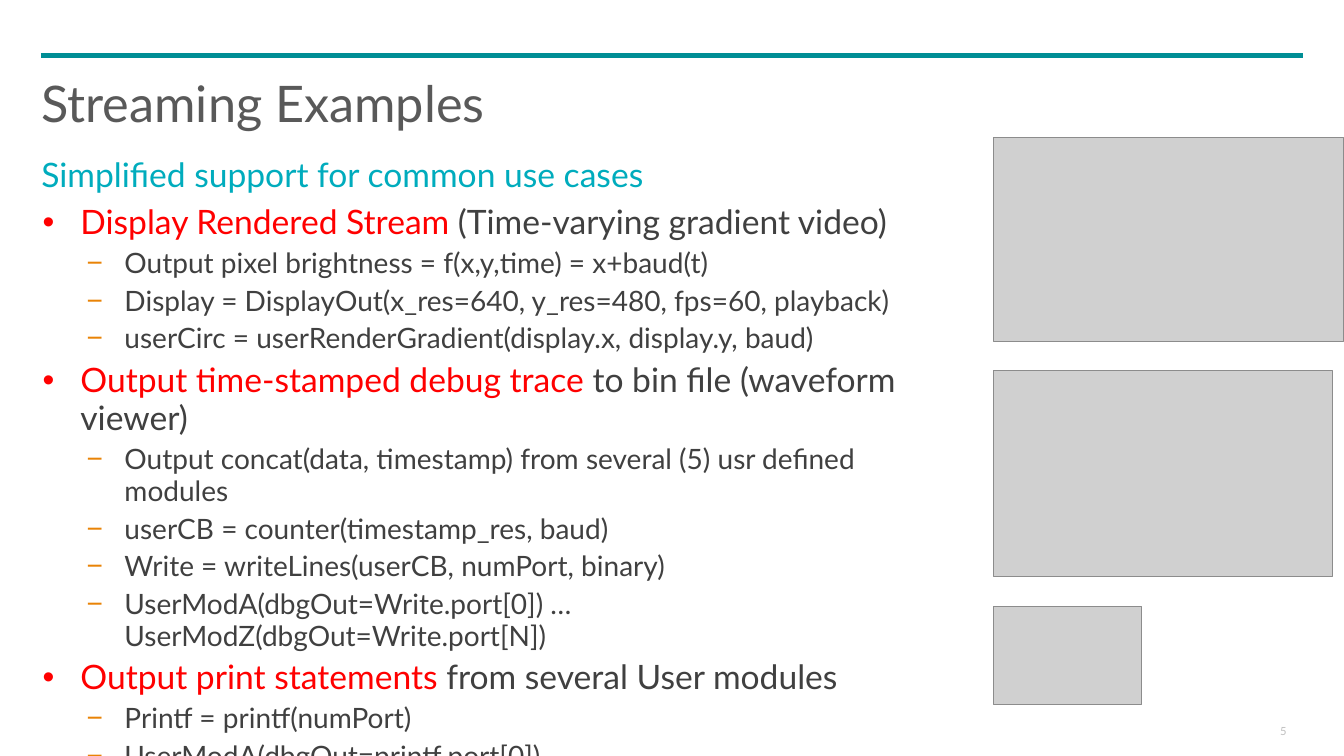
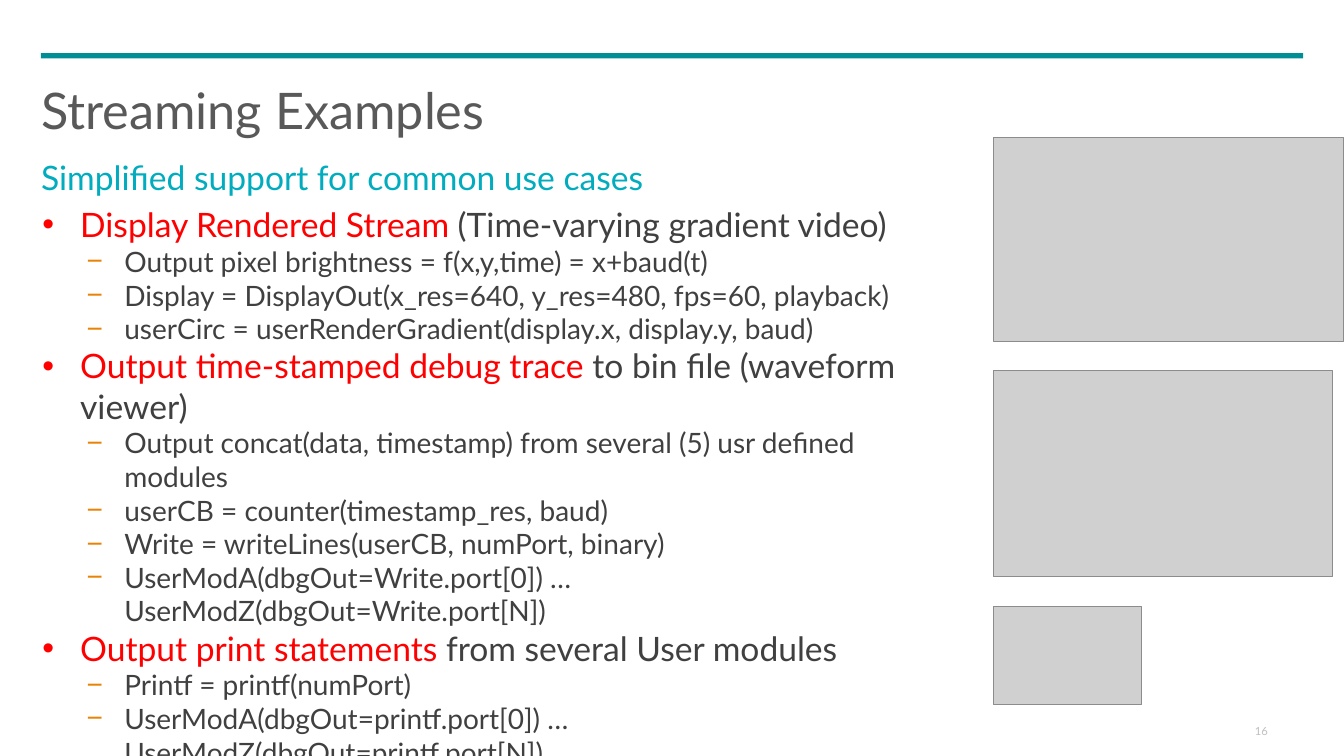
Before and after one commit to bjmnbraun/icestick_fastio, a slide deck: slide 16 of workdir/fastio_midpoint_presentation.pptx (slide 5 before the commit). Drawn at 1344x756 pixels with LibreOffice and Linux fonts; fonts in the diff are those of the drawing; grey boxes stand for pictures. Boxes give left, top, right and bottom in pixels: in the first picture for what was removed or moved away, otherwise in the second. Text is boxed around its words. In the diff, an @@ line names an element or a change of style, - is before the commit and + after.

```diff
--- a/workdir/fastio_midpoint_presentation.pptx
+++ b/workdir/fastio_midpoint_presentation.pptx
@@ text "Streaming Examples" at [41, 92, 484, 138]: line spacing 0.75 to 1 @@
@@ text "Simplified support for common use ..." at [41, 165, 644, 196]: line spacing 0.95 to 1; less space between paragraphs @@
@@ text "Display Rendered Stream (Time-varying gradient ..." at [80, 211, 896, 734]: indent changed; line spacing 0.95 to 1; less space between paragraphs @@
@@ page number added at [1255, 727, 1268, 735], 8 pt, text #BFBFBF @@
+16
@@ page number removed at [1280, 727, 1286, 735] @@
-5
```
Also in this commit, not shown: 3 other slides changed, 12 slides added, 3 slides removed, 1 other file.
